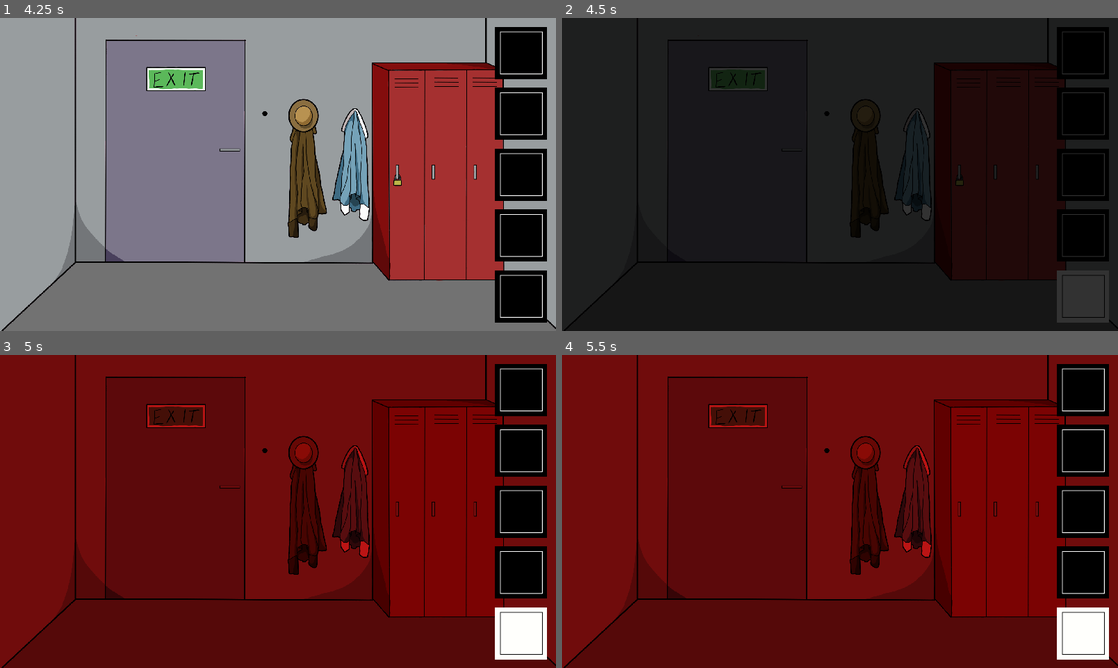
Above: before the commit, frames 1-4 (two rows, left to right).
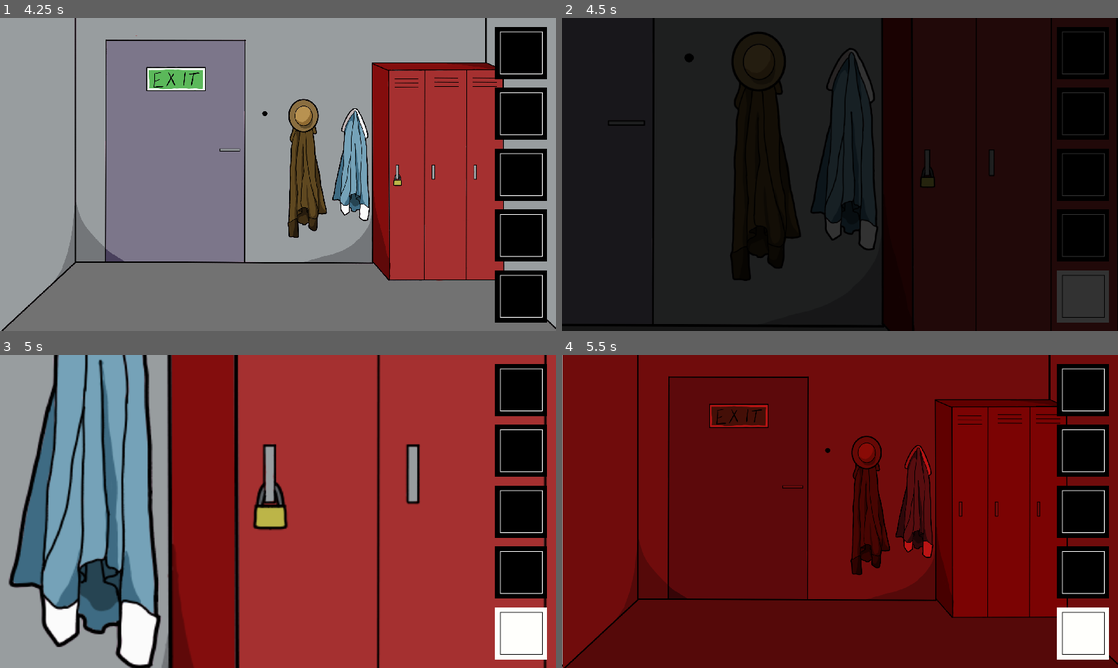
Above: after the commit, the same moments.

Repository: bemain/game-jam-2022w8
Game: Godot game, scene res://World.tscn
The game is run twice, just before and just after one commit, with the same random seed, the same clock (stepped at 60 frames per second) and the same inputs.
Inputs (mouse positions are in pixels of both pictures, inside the frame that each line leads up to):
- Up to frame 1 (4.25 s): click (522, 52) at 0.5 s; click (522, 115) at 1.25 s; click (522, 174) at 2 s; click (522, 233) at 2.75 s; click (522, 296) at 3.5 s
- Up to frame 2 (4.5 s): tap Enter at 4.25 s; move the mouse to (962, 158) at 4.27 s; hold Right (ui_right) from 4.28 s (still down); click (962, 158) at 4.42 s
- Up to frame 3 (5 s): keep holding Right (ui_right)
- Up to frame 4 (5.5 s): move the mouse to (728, 527) at 5.02 s; release Right (ui_right) at 5.03 s; hold Down (ui_down) from 5.03 s (still down)

Frame 1 is identical in both runs. In frame 2, 9.7% of the frame differs, in the area x 0-100%, y 0-100%; in frame 3, 90%; in frame 4, 4.4%.

Commit message:
Use new Clickable prefab

Diff:
--- a/Prefabs/Objects/Focusable.tscn
+++ b/Prefabs/Objects/Focusable.tscn
@@ -1,10 +1,11 @@
-[gd_scene load_steps=2 format=2]
+[gd_scene load_steps=3 format=2]
 
 [ext_resource path="res://Prefabs/Objects/Focusable.gd" type="Script" id=1]
+[ext_resource path="res://Prefabs/Objects/Clickable.tscn" type="PackedScene" id=2]
 
-[node name="Focusable" type="Area2D"]
+[node name="Focusable" instance=ExtResource( 2 )]
 script = ExtResource( 1 )
 
-[node name="FocusPoint" type="Position2D" parent="."]
+[node name="FocusPoint" type="Position2D" parent="." index="0"]
 
 [connection signal="clicked" from="." to="." method="_on_clicked"]
--- a/Prefabs/Objects/Unlockable.tscn
+++ b/Prefabs/Objects/Unlockable.tscn
@@ -1,8 +1,9 @@
-[gd_scene load_steps=2 format=2]
+[gd_scene load_steps=3 format=2]
 
 [ext_resource path="res://Prefabs/Objects/Unlockable.gd" type="Script" id=1]
+[ext_resource path="res://Prefabs/Objects/Clickable.tscn" type="PackedScene" id=2]
 
-[node name="Unlockable" type="Area2D"]
+[node name="Unlockable" instance=ExtResource( 2 )]
 script = ExtResource( 1 )
 
 [connection signal="clicked" from="." to="." method="_on_clicked"]
